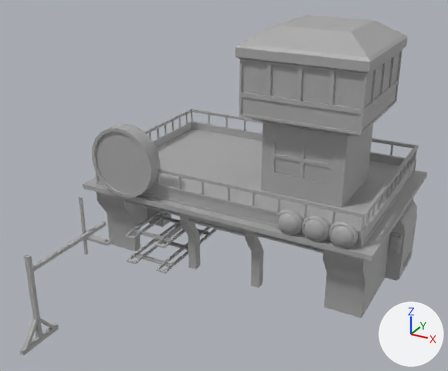
The FBX model Racer/Assets/WorkInProgress/Louis/model/pitstop/pit_stop.fbx, before and after one commit.
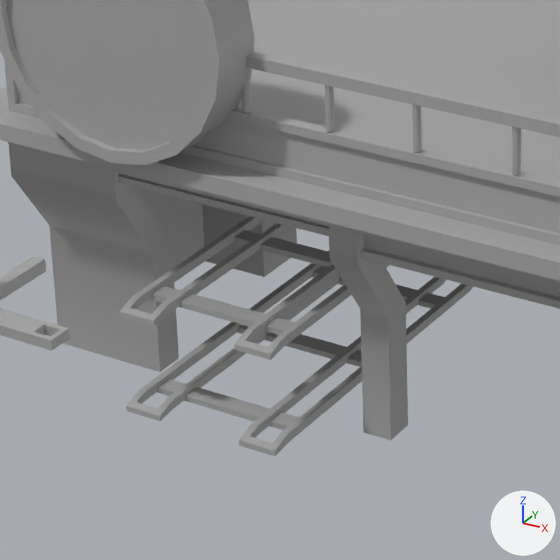
There are two pictures of each version: one whole from a 50 mm lens placed at (10.89, -23.01, 13.36), pointed at (0.24, -3.64, 3.68), one close up on the part from 21% to 54% of the width and 42% to 81% of the height. Arrows for +X, +Y and +Z are at lower right; the lights stay in place. Where no turn or scale is listed for an object, it has been applied to the vertices.

The scene before the commit, as lines of its bpy script (objects in view):
```python
me_mesh = bpy.data.meshes.new('Mesh')
me_mesh.from_pydata(...)  # 5605 vertices, 4711 faces; spans x -6.5..6.5, y -7.6..7.6, z -5.2..5.2
me_mesh.materials.append(mat_standardsurface1)  # grey #aaaaaa
ob_pcube31 = bpy.data.objects.new('pCube31', me_mesh)
ob_pcube31.location = (0.13, -3.36, 4.36)
```
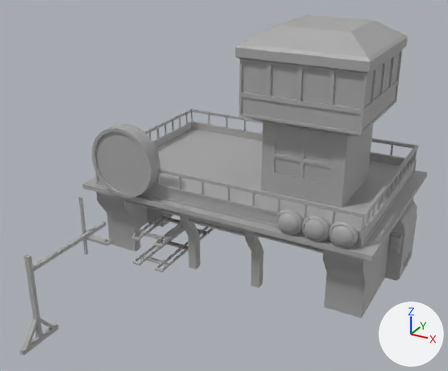
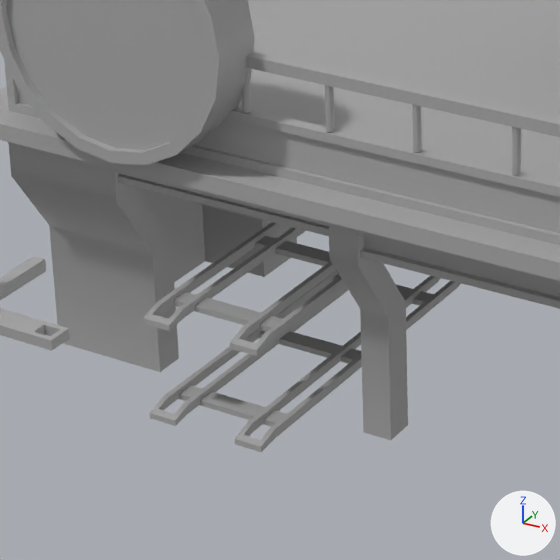
The newer file is also rescaled (x0.0426), turned or shifted as a whole; pictures and numbers use the older file's frame.

The change in detail:
me_mesh has 5605 vertices, 4711 faces and spans x -6.5..6.5, y -7.6..7.6, z -5.2..5.2.
me_mesh is used by ob_pcube31; location (0.13, -3.36, 4.36).
me_mesh part 1: the loose piece of 8 vertices spanning x -4.3..-2.3, y -0.5..-0.3, z -5.0..-4.9 is scaled about its middle by (0.749, 1, 1), then moved by (0.1, 0.0, 0.0).
me_mesh part 2: the loose piece of 8 vertices spanning x -4.3..-2.3, y 1.1..1.3, z -5.0..-4.9 is scaled about its middle by (0.749, 1, 1), then moved by (0.1, 0.0, 0.0).
me_mesh part 3: the loose piece of 8 vertices spanning x -4.3..-2.3, y 2.8..3.0, z -5.0..-4.9 is scaled about its middle by (0.749, 1, 1), then moved by (0.1, 0.0, 0.0).
me_mesh part 4: the loose piece of 48 vertices spanning x -4.3..-3.9, y -1.0..3.6, z -5.0..-4.8 is moved by (0.3, 0.0, 0.0).
me_mesh part 5: the loose piece of 48 vertices spanning x -2.8..-2.3, y -1.0..3.6, z -5.0..-4.8 is moved by (-0.1, 0.0, 0.0).
me_mesh part 6: the loose piece of 8 vertices spanning x -4.3..-2.3, y -0.5..-0.3, z -3.7 is scaled about its middle by (0.749, 1, 1), then moved by (0.1, 0.0, 0.0).
me_mesh part 7: the loose piece of 8 vertices spanning x -4.3..-2.3, y 1.1..1.3, z -3.7 is scaled about its middle by (0.749, 1, 1), then moved by (0.1, 0.0, 0.0).
me_mesh part 8: the loose piece of 48 vertices spanning x -4.3..-3.9, y -1.0..3.6, z -3.8..-3.6 is moved by (0.3, 0.0, 0.0).
me_mesh part 9: the loose piece of 48 vertices spanning x -2.8..-2.3, y -1.0..3.6, z -3.8..-3.6 is moved by (-0.1, 0.0, 0.0).

Pixel boxes [x1, y1, x2, y2] of what changed, in the close-ups (560 x 560 px; the box of a moved part takes in the faces that stretch with it):
'pCube31', reshaped
    before: [0, 0, 560, 456]
    after: [0, 0, 560, 452]
part 1 of me_mesh, moved or reshaped
    before: [157, 379, 299, 430]
    after: [179, 385, 287, 427]
part 2 of me_mesh, moved or reshaped
    before: [238, 325, 362, 367]
    after: [259, 331, 361, 364]
part 3 of me_mesh, moved or reshaped
    before: [312, 266, 445, 308]
    after: [333, 274, 434, 306]
part 4 of me_mesh, moved or reshaped
    before: [126, 251, 341, 421]
    after: [150, 270, 348, 426]
part 5 of me_mesh, moved or reshaped
    before: [239, 277, 473, 456]
    after: [235, 276, 461, 452]
part 6 of me_mesh, moved or reshaped
    before: [151, 286, 295, 335]
    after: [173, 292, 282, 331]
part 7 of me_mesh, moved or reshaped
    before: [233, 230, 332, 267]
    after: [255, 236, 331, 266]
part 8 of me_mesh, moved or reshaped
    before: [119, 216, 291, 327]
    after: [143, 222, 306, 331]
part 9 of me_mesh, moved or reshaped
    before: [234, 263, 389, 360]
    after: [230, 261, 345, 356]
